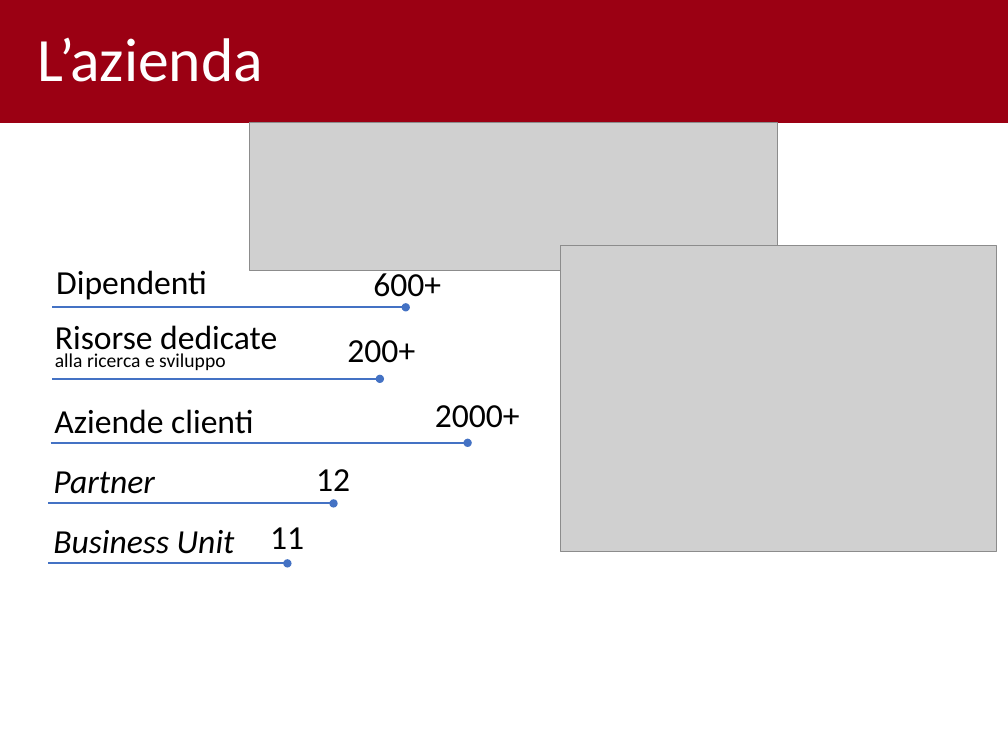
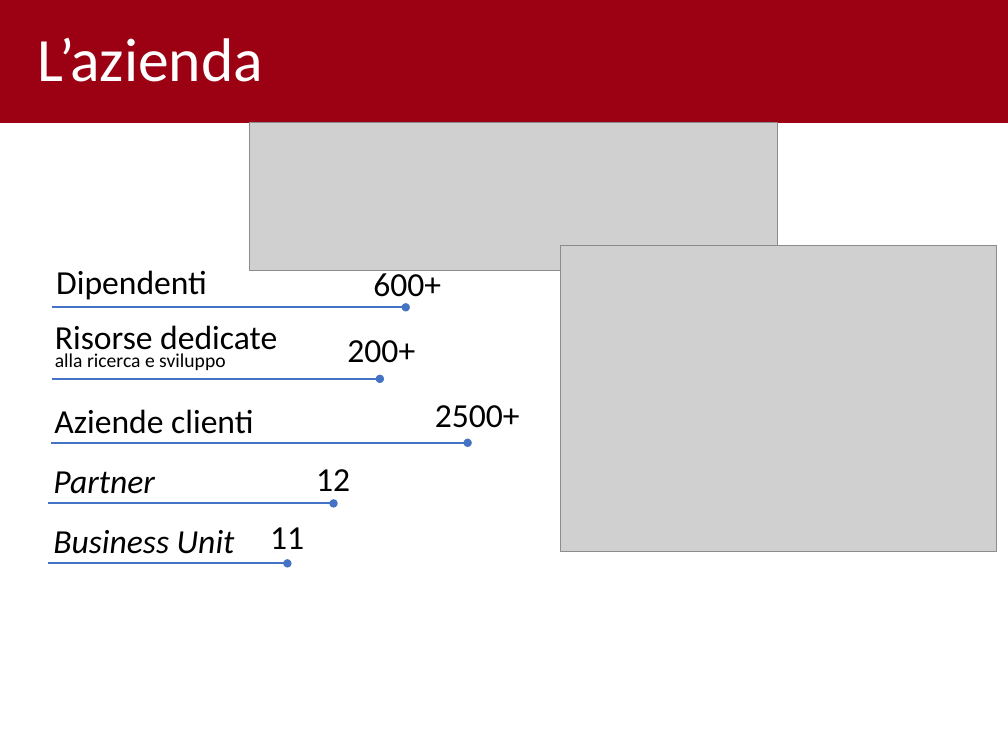
Before and after one commit to legrottagliegionata/tesi_unipd, a slide deck: slide 3 of Presentazione.pptx. Drawn at 1008x756 pixels with LibreOffice and Linux fonts; fonts in the diff are those of the drawing; grey boxes stand for pictures; background and template pictures are left out. Boxes give left, top, right and bottom in pixels: in the first picture for what was removed or moved away, otherwise in the second. Text is boxed around its words. In the diff, an @@ line names an element or a change of style, - is before the commit and + after.

```diff
--- a/Presentazione.pptx
+++ b/Presentazione.pptx
@@ text at [435, 405, 520, 428]: text changed @@
-2000+
+2500+
```
Also in this commit, not shown: 1 other slide changed, 4 other files.
